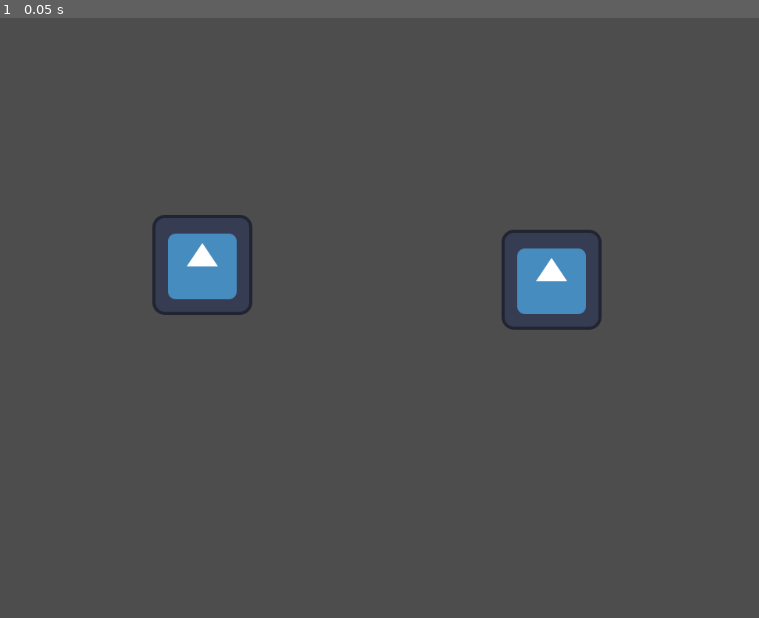
Above: before the commit, frame 1.
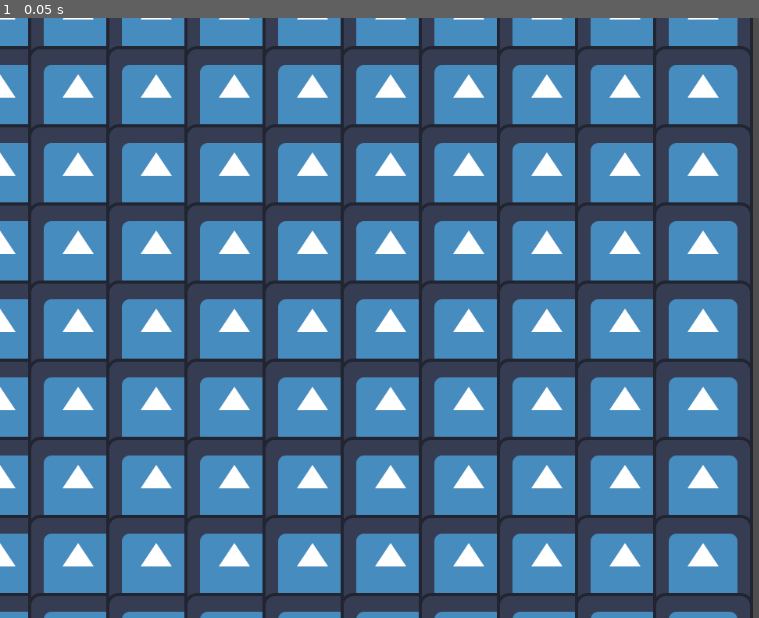
Above: after the commit, the same moment.

Repository: Snkz/godot-wild-jam-78
Game: Godot game, scene res://scenes/main.tscn
Two runs of this game, one before a commit and one after it. Both use one fixed random seed, a clock stepped at 60 frames per second and the inputs below. The engine's default icon, where the game draws it, is replaced by a stand-in: a white triangle on a blue panel in a dark square.
Inputs:
- Up to frame 1 (0.05 s): no input

The runs differ from the first frame. In frame 1, 68% of the frame differs, in the area x 0-100%, y 0-100%.

Commit message:
added main script

Diff:
--- a/wild-jam-erase/scenes/main.tscn
+++ b/wild-jam-erase/scenes/main.tscn
@@ -1,15 +1,17 @@
-[gd_scene load_steps=3 format=3 uid="uid://yxis2j80giwn"]
+[gd_scene load_steps=4 format=3 uid="uid://yxis2j80giwn"]
 
 [ext_resource type="PackedScene" uid="uid://dewg4bjcsybcx" path="res://scenes/player.tscn" id="1_bdlqp"]
+[ext_resource type="Script" path="res://scripts/main.gd" id="1_w64oe"]
 [ext_resource type="PackedScene" uid="uid://bwdlgjhs2b4wn" path="res://scenes/creature.tscn" id="2_panp8"]
 
 [node name="main" type="Node2D"]
+script = ExtResource("1_w64oe")
+creature_scene = ExtResource("2_panp8")
 
-[node name="Player" parent="." instance=ExtResource("1_bdlqp")]
+[node name="player" parent="." instance=ExtResource("1_bdlqp")]
 position = Vector2(577, 311)
 
-[node name="creature" parent="." instance=ExtResource("2_panp8")]
-position = Vector2(259, 316)
+[node name="timer" type="Timer" parent="."]
+autostart = true
 
-[node name="creature2" parent="." instance=ExtResource("2_panp8")]
-position = Vector2(706, 335)
+[connection signal="timeout" from="timer" to="." method="_on_timer_timeout"]
--- /dev/null
+++ b/wild-jam-erase/scripts/main.gd
@@ -0,0 +1,16 @@
+extends Node2D
+
+@export var creature_scene: PackedScene
+
+# Called when the node enters the scene tree for the first time.
+func _ready() -> void:
+# Create a new instance of the Mob scene.
+	for i in range(10):
+		for j in range(10):
+			var creature = creature_scene.instantiate()
+			var player_position = $player.position
+			creature.position = Vector2(i * 100, j * 100)
+			creature.name = "creature " + str(i) + str(j)
+
+			# Spawn the creature by adding it to the Main scene.
+			add_child(creature)
